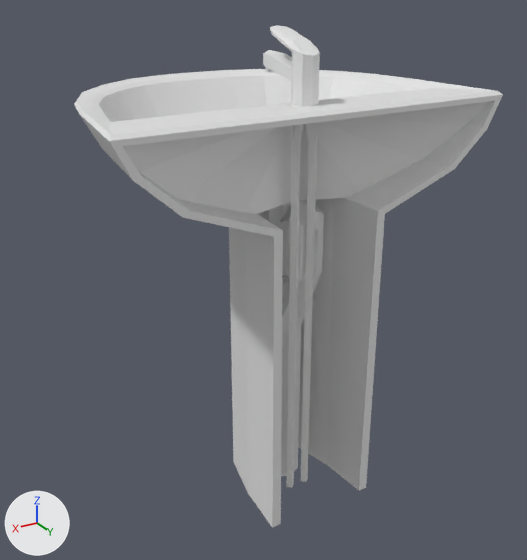
The Blender file resources/meshes/static/sink01.blend as it was, and as the next commit left it.
Both versions are drawn from a camera (50 mm lens) standing at (0.802, 1.08, 1.14) and looking at (-0.011, -0.275, 0.463). The lights are fixed; the arrows at lower left show +X, +Y and +Z.

Script lines for the objects in view, before the commit:
```python
me_animatedsink01_001 = bpy.data.meshes.new('animatedSink01.001')
me_animatedsink01_001.from_pydata(...)  # 99 vertices, 96 faces; spans x -0.431..0.431, y -0.607..0.0, z 0.0..0.893
me_sink01 = bpy.data.meshes.new('sink01')
me_sink01.from_pydata(...)  # 238 vertices, 234 faces; spans x -0.431..0.431, y -0.607..0.0, z 0.0..0.9
me_sink01_001 = bpy.data.meshes.new('sink01.001')
me_sink01_001.from_pydata(...)  # 74 vertices, 70 faces; spans x -0.027..0.027, y -0.235..-0.076, z 0.893..1.033
ob_sink01 = bpy.data.objects.new('sink01', me_sink01)
ob_sink01.location = (0.0, 0.0, 0.0)
ob_sink01standceramic = bpy.data.objects.new('sink01StandCeramic', me_animatedsink01_001)
ob_sink01standceramic.location = (0.0, 0.0, 0.0)
ob_sinkfaucet01 = bpy.data.objects.new('sinkFaucet01', me_sink01_001)
ob_sinkfaucet01.location = (0.0, 0.0, 0.0)
```
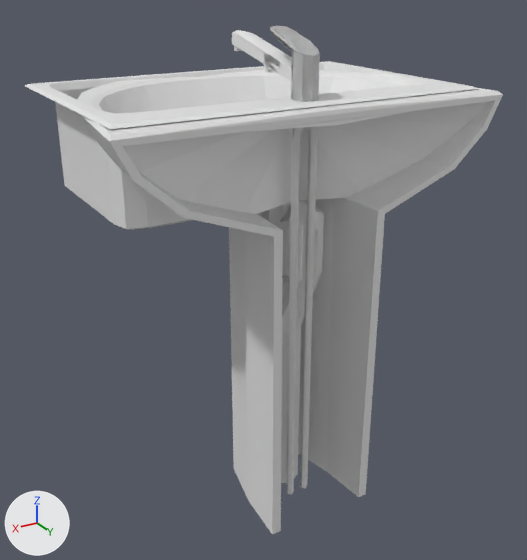
The newer file is also turned or shifted as a whole; pictures and numbers use the older file's frame.

The change, as a list of edits to the scene's bpy script:
```text
Change me_sink01:
    where me_sink01.from_pydata(...)  # 238 vertices, 234 faces; spans x -0.431..0.431, y -0.607..0.0, z 0.0..0.9
    used by ob_sink01; location = (0.0, 0.0, 0.0)
    me_sink01 part 1: all 14 vertices in x -0.034..0.034, y -0.207..-0.09, z 0.0 are moved by (0.0, 0.0, -0.02)
    me_sink01 part 2
    me_sink01.vertices[87].co: (0.0, 0.0, 0.893) -> (0.0, 0.0, 0.873)  # pixel (336, 114) -> pixel (335, 125)
    me_sink01.vertices[232].co: (0.0, 0.0, 0.893) -> (0.0, 0.0, 0.873)  # pixel (336, 114) -> pixel (335, 125)
Change me_animatedsink01_001:
    where me_animatedsink01_001.from_pydata(...)  # 99 vertices, 96 faces; spans x -0.431..0.431, y -0.607..0.0, z 0.0..0.893
    used by ob_sink01standceramic; location = (0.0, 0.0, 0.0)
    me_animatedsink01_001 part 3: all 18 vertices in x -0.131..0.131, y -0.308..0.0, z 0.0 are moved by (0.0, 0.0, -0.02)
Add me_sink01_002:
    me_sink01_002.from_pydata(...)  # 74 vertices, 70 faces; spans x -0.027..0.027, y -0.365..-0.076, z 0.913..1.053
Add me_countersinkbasin:
    me_countersinkbasin.from_pydata(...)  # 146 vertices, 130 faces; spans x -0.411..0.409, y 0.41..0.95, z 0.0..0.925
Add ob_sinkfaucetlong01:
    ob_sinkfaucetlong01 = bpy.data.objects.new('sinkFaucetLong01', me_sink01_002)
    ob_sinkfaucetlong01.location = (0.0, 0.0, -0.02)
Add ob_countersinkbasin:
    ob_countersinkbasin = bpy.data.objects.new('counterSinkBasin', me_countersinkbasin)
    ob_countersinkbasin.location = (0.0, -1.0, -0.02)
```

Location of each change, (x1, y1, x2, y2) in pixels of the pictures (527 x 560 px; the box of a moved part takes in the faces that stretch with it):
'sink01', reshaped
    before: (74, 69, 503, 488)
    after: (77, 70, 503, 494)
'sink01StandCeramic', reshaped
    before: (79, 95, 503, 527)
    after: (79, 95, 503, 534)
'counterSinkBasin', added
    after: (25, 61, 478, 230)
'sinkFaucetLong01', added
    after: (232, 30, 292, 79)
part 1 of me_sink01, moved or reshaped
    before: (281, 141, 317, 488)
    after: (281, 141, 317, 494)
part 2 of me_sink01, moved or reshaped
    both: (109, 91, 503, 141)
part 3 of me_animatedsink01_001, moved or reshaped
    before: (230, 200, 366, 527)
    after: (230, 200, 366, 534)
